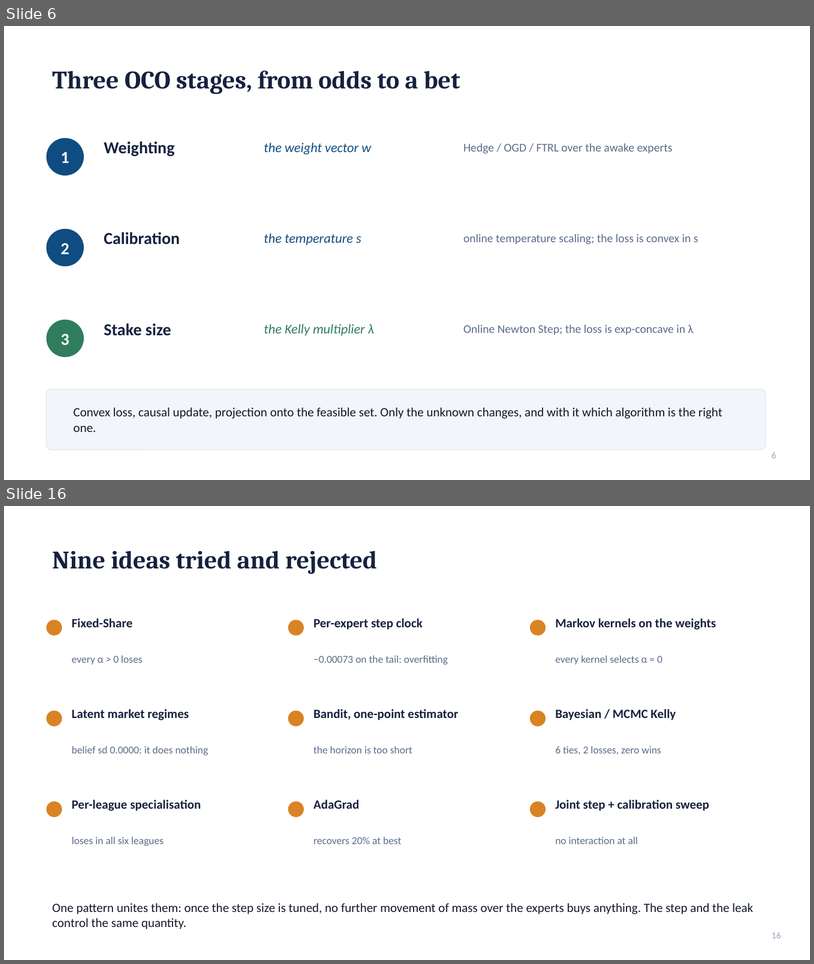
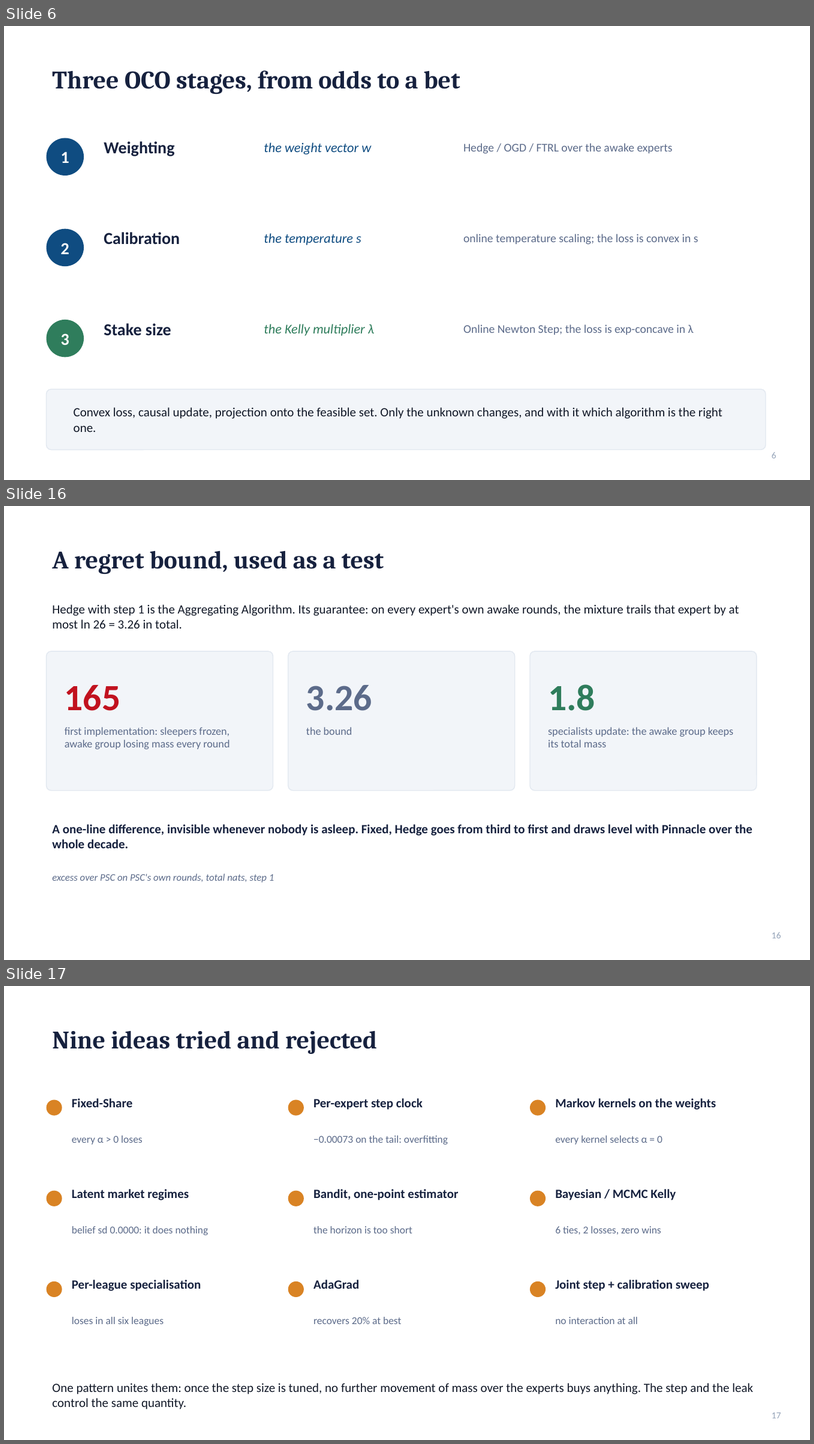
Before and after one commit to stefanos212/online-learning-betting-odds, a slide deck: docs/defense_presentation_short.pptx. Shown one above the other, each under a label of ours: slides 6 and 16 before the commit, slides 6, 16 and 17 after it; the slides between them are not shown. The pictures are 814x964 and 814x1444 pixels, drawn with LibreOffice and Linux fonts; fonts in the diff are those of the drawing. Boxes give left, top, right and bottom in pixels: in the first picture for what was removed or moved away, otherwise in the second. Text is boxed around its words. In the diff, an @@ line names an element or a change of style, - is before the commit and + after.

```diff
--- a/docs/defense_presentation_short.pptx
+++ b/docs/defense_presentation_short.pptx
@@ slide 16 added at (4,506,810,960), background #FFFFFF @@
@@ title added at (52,551,384,574), 30 pt, text #16213E, bold @@
+A regret bound, used as a test
@@ text added at (52,604,740,628), 15 pt, text #111827 @@
+Hedge with step 1 is the Aggregating Algorithm. Its guarantee: on every expert's own awake rounds, the mixture trails that expert by at most ln 26 = 3.26 in total.
@@ rounded rectangle added at (47,651,273,790), fill #F2F5F9, outline #E2E8F0 1 pt @@
@@ rounded rectangle added at (288,651,515,790), fill #F2F5F9, outline #E2E8F0 1 pt @@
@@ rounded rectangle added at (530,651,757,790), fill #F2F5F9, outline #E2E8F0 1 pt @@
@@ text added at (65,685,120,711), 44 pt, text #C1121F, bold @@
+165
@@ text added at (306,685,372,711), 44 pt, text #5C6B8A, bold @@
+3.26
@@ text added at (548,684,596,711), 44 pt, text #2F7D5C, bold @@
+1.8
@@ text added at (65,727,230,749), 13 pt, text #5C6B8A @@
+first implementation: sleepers frozen, awake group losing mass every round
@@ text added at (306,727,353,735), 13 pt, text #5C6B8A @@
+the bound
@@ text added at (548,727,734,747), 13 pt, text #5C6B8A @@
+specialists update: the awake group keeps its total mass
@@ text added at (52,824,753,848), 15 pt, text #16213E, bold @@
+A one-line difference, invisible whenever nobody is asleep. Fixed, Hedge goes from third to first and draws level with Pinnacle over the whole decade.
@@ text added at (52,873,274,882), 12 pt, text #5C6B8A, italic @@
+excess over PSC on PSC's own rounds, total nats, step 1
@@ page number added at (772,932,782,938), 11 pt, text #94A3B8 @@
+16
@@ what was slide 16 is now slide 17 @@
@@ page number at (772,1412,782,1418): text changed @@
-16
+17
```
Also in this commit, not shown: 12 slides changed, 1 other file.
